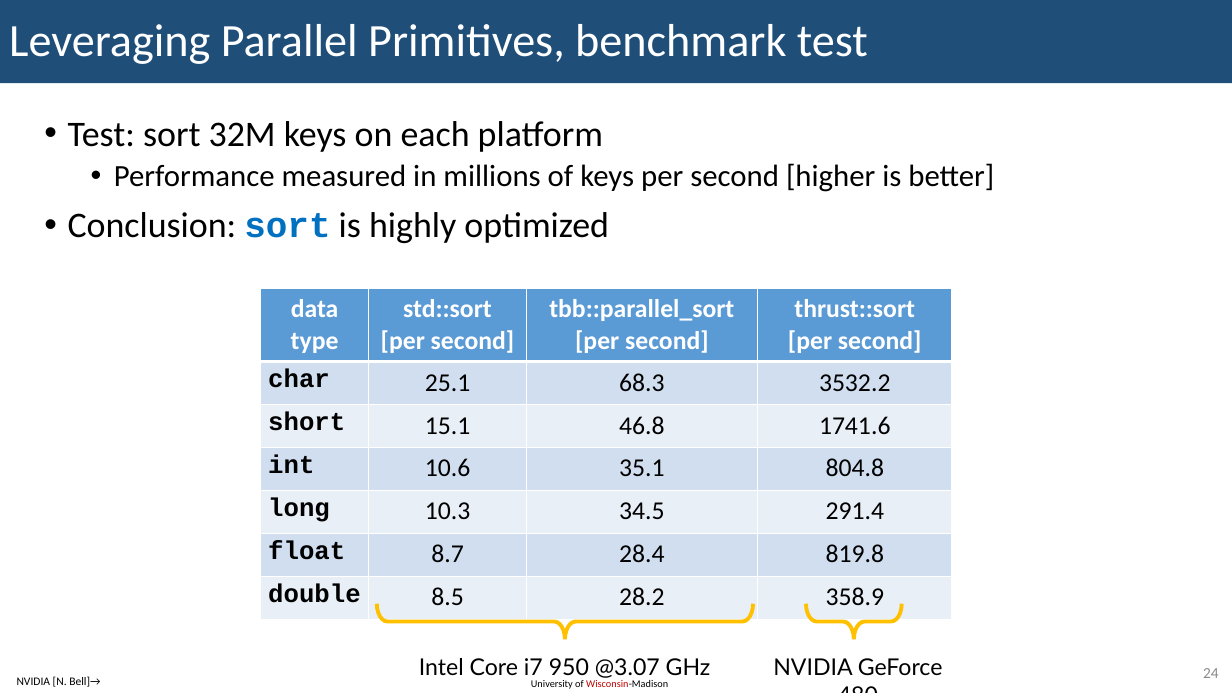
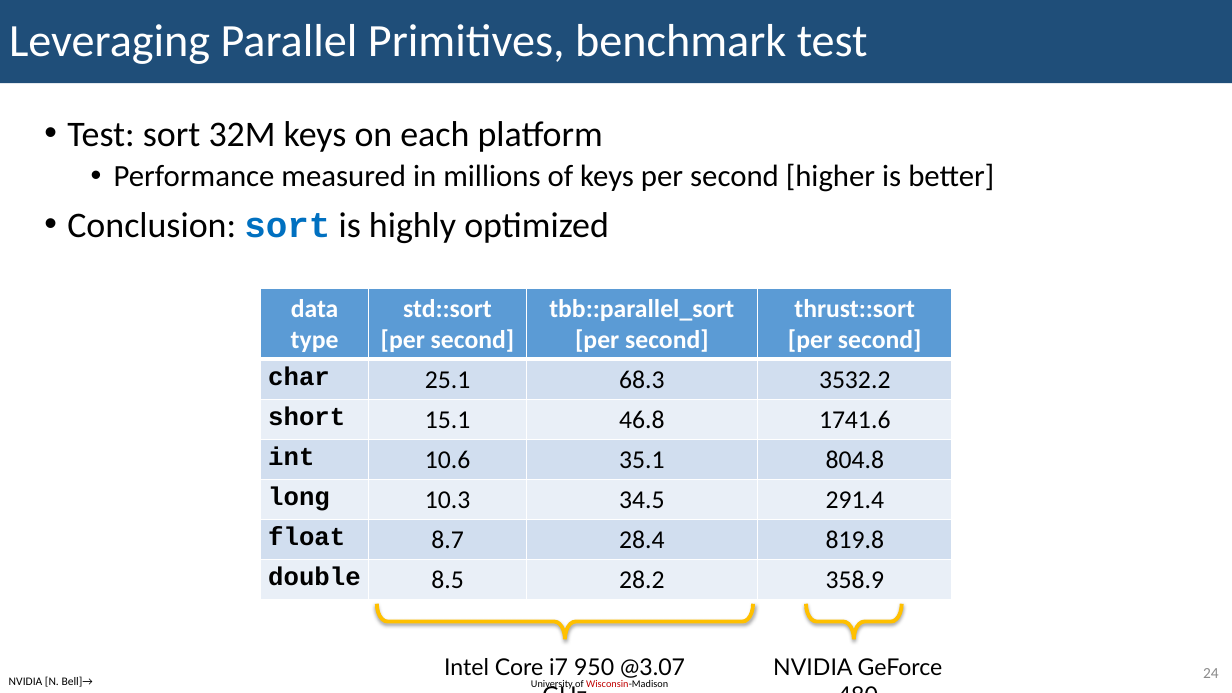
Before and after one commit to KennyKangMPC/CS-759, a slide deck: slide 24 of lecture_notes/lecture18_0305.pptx. Drawn at 1232x693 pixels with LibreOffice and Linux fonts; fonts in the diff are those of the drawing. Boxes give left, top, right and bottom in pixels: in the first picture for what was removed or moved away, otherwise in the second. Text is boxed around its words. In the diff, an @@ line names an element or a change of style, - is before the commit and + after.

Commit message:
pass test for task1_thrust.cu

```diff
--- a/lecture_notes/lecture18_0305.pptx
+++ b/lecture_notes/lecture18_0305.pptx
@@ table at bbox=[261, 288, 952, 593] @@
@@ fill #D2DEEF to #D1DEEF in 12 cells @@
@@ fill #EAEFF7 to #E9EFF7 in 12 cells @@
@@ borders changed @@
@@ right brace at bbox=[377, 604, 753, 639]: shadow on @@
@@ right brace at bbox=[806, 604, 902, 640]: shadow on @@
@@ text "Intel Core i7 950 @3.07 ..." rewrapped from bbox=[419, 658, 711, 681] to bbox=[444, 658, 685, 681] @@
@@ text "NVIDIA [N. Bell]→": place and size @@
-text "NVIDIA [N. Bell]→" at bbox=[17, 676, 100, 687]
+text "NVIDIA [N. Bell]→" at bbox=[9, 676, 93, 687]
```
Also in this commit, not shown: 71 other slides changed, 3 other files.
